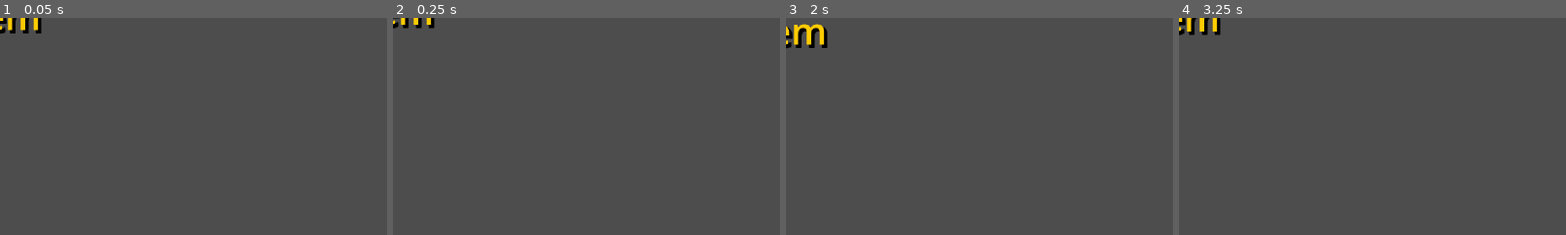
Above: before the commit, frames 1-4 (left to right).
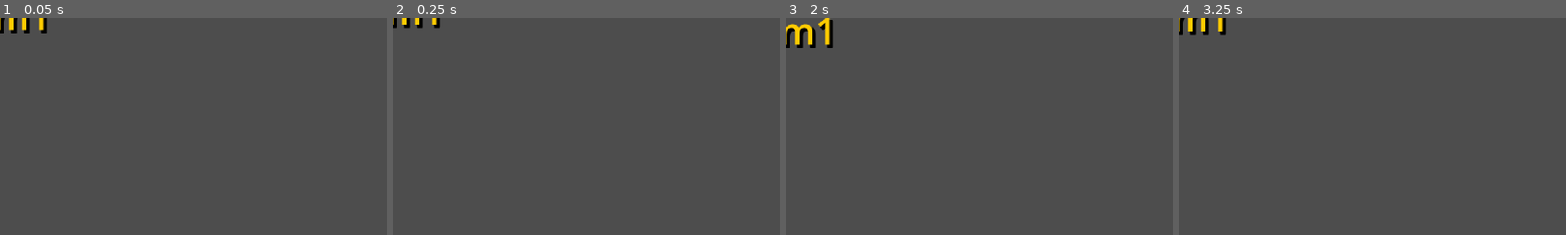
Above: after the commit, the same moments.

Repository: McBoatright/godot-game-project
Game: Godot game, scene res://scenes/item_drop.tscn
Two runs of this game, one before a commit and one after it. Both use one fixed random seed, a clock stepped at 60 frames per second and the inputs below. This scene is started directly instead of the project's main scene.
Inputs:
- Up to frame 1 (0.05 s): no input
- Up to frame 2 (0.25 s): no input
- Up to frame 3 (2 s): tap Enter (ui_accept) at 0.5, 0.77, 1.52 s; hold Right (ui_right) 0.53-1.28 s; hold 1 0.53-1.28 s; tap E (attack) at 0.6 s; hold Down (ui_down) from 1.28 s (still down); tap 1 at 1.35 s; tap 2 at 1.55 s
- Up to frame 4 (3.25 s): release Down (ui_down) at 2.03 s; hold Right (ui_right) 2.03-2.78 s; hold 2 2.03-2.78 s; tap 3 at 2.3, 2.85 s; hold Up (ui_up) from 2.78 s (still down); tap Enter (ui_accept) at 3.02 s; tap 4 at 3.05 s
The pictures show only the part of the screen within x 0-50%, y 0-50%; the shares and areas given below are measured in that part.

The runs differ from the first frame. In frame 1, 0.5% of the frame differs, in the area x 0-13%, y 0-8%; in frame 2, 0.3%; in frame 3, 0.9%, in the area x 0-13%, y 0-14%; in frame 4, 0.6%.

Commit message:
The creep(slime) now drops 3 items and the player can pick them up like a spell.

Diff:
--- a/scenes/item_drop.tscn
+++ b/scenes/item_drop.tscn
@@ -1,8 +1,13 @@
-[gd_scene load_steps=2 format=3 uid="uid://item_drop_001"]
+[gd_scene load_steps=3 format=3 uid="uid://item_drop_001"]
 
 [ext_resource type="Script" path="res://scripts/item_drop.gd" id="1_item_drop"]
 
-[node name="ItemDrop" type="Node2D"]
+[sub_resource type="CircleShape2D" id="CircleShape2D_item"]
+radius = 20.0
+
+[node name="ItemDrop" type="Area2D"]
+collision_layer = 0
+collision_mask = 2
 script = ExtResource("1_item_drop")
 
 [node name="Label" type="Label" parent="."]
@@ -18,3 +23,6 @@
 text = "Item"
 horizontal_alignment = 1
 vertical_alignment = 1
+
+[node name="CollisionShape2D" type="CollisionShape2D" parent="."]
+shape = SubResource("CircleShape2D_item")
--- a/scripts/basic_enemy.gd
+++ b/scripts/basic_enemy.gd
@@ -8,14 +8,32 @@
 var player = null
 
 var health = 2
+var max_health = 2
 var player_inattack_zone = false
 var can_take_damage = true
+
+var initial_position: Vector2
+var is_dead = false
+var respawn_timer: Timer
 
 func _ready():
 	# Add to enemies group so spells can find us
 	add_to_group("enemies")
 
+	# Store initial spawn position
+	initial_position = global_position
+
+	# Create respawn timer
+	respawn_timer = Timer.new()
+	respawn_timer.wait_time = 10.0
+	respawn_timer.one_shot = true
+	respawn_timer.timeout.connect(_on_respawn_timer_timeout)
+	add_child(respawn_timer)
+
 func _physics_process(_delta):
+	if is_dead:
+		return
+
 	deal_with_damage()
 
 	if player_chase:
@@ -63,8 +81,7 @@
 			$take_damage_cooldown.start()
 			print("slime health = ", health, "/2")
 			if health <= 0:
-				drop_item()
-				self.queue_free()
+				die()
 
 func _on_take_damage_cooldown_timeout():
 	can_take_damage = true
@@ -76,14 +93,50 @@
 
 	if health <= 0:
 		print("Slime defeated!")
-		drop_item()
-		queue_free()
+		die()
 
 func drop_item():
-	# Spawn an item at the slime's position
-	print("Dropping item at position: ", global_position)
+	# Spawn a random item at the slime's position
+	var item_types = ["item1", "item2", "item3"]
+	var random_index = randi() % 3
+	var random_item = item_types[random_index]
+
+	print("Random index: ", random_index, " | Dropping ", random_item, " at position: ", global_position)
 	var item = item_drop_scene.instantiate()
+	item.set_item_type(random_item)
 	item.position = global_position
 	# Add to the world (parent to avoid being deleted with slime)
 	get_parent().add_child(item)
 	print("Item dropped successfully!")
+
+func die():
+	# Drop item
+	drop_item()
+
+	# Mark as dead and hide
+	is_dead = true
+	visible = false
+	player_chase = false
+
+	# Disable collision
+	set_physics_process(false)
+	$CollisionShape2D.set_deferred("disabled", true)
+
+	print("Slime will respawn in 10 seconds...")
+	# Start respawn timer
+	respawn_timer.start()
+
+func _on_respawn_timer_timeout():
+	# Respawn the slime
+	print("Slime respawning!")
+	health = max_health
+	is_dead = false
+	visible = true
+	can_take_damage = true
+
+	# Reset position
+	global_position = initial_position
+
+	# Re-enable collision and physics
+	set_physics_process(true)
+	$CollisionShape2D.set_deferred("disabled", false)
--- a/scripts/item_drop.gd
+++ b/scripts/item_drop.gd
@@ -1,8 +1,44 @@
-extends Node2D
+extends Area2D
+
+var item_type: String = "item1"
+
+@onready var label: Label = $Label
 
 func _ready():
-	# Optional: Add a simple float animation
+	# Add to item_drops group for easy finding
+	add_to_group("item_drops")
+
+	# Set the label text based on item type
+	if label:
+		label.text = item_type
+
+	# Add a simple float animation
 	var tween = create_tween()
 	tween.set_loops()
 	tween.tween_property(self, "position:y", position.y - 5, 0.5)
 	tween.tween_property(self, "position:y", position.y + 5, 0.5)
+
+	# Auto-vanish after 5 seconds
+	var vanish_timer = Timer.new()
+	vanish_timer.wait_time = 5.0
+	vanish_timer.one_shot = true
+	vanish_timer.timeout.connect(_on_vanish_timeout)
+	add_child(vanish_timer)
+	vanish_timer.start()
+
+func set_item_type(type: String):
+	item_type = type
+	if label:
+		label.text = item_type
+
+func is_player_near() -> bool:
+	# Check if player is within pickup range
+	var bodies = get_overlapping_bodies()
+	for body in bodies:
+		if body.name == "player":
+			return true
+	return false
+
+func _on_vanish_timeout():
+	print("Item ", item_type, " vanished after 5 seconds")
+	queue_free()
--- a/scripts/player.gd
+++ b/scripts/player.gd
@@ -467,17 +467,24 @@
 # ===== HAND/INVENTORY SYSTEM (PHANTOM DUST STYLE) =====
 
 func handle_slot_action(slot_index: int):
-	# Unified function: Pick up spell to slot OR cast from slot
-	# Priority: If player is near orbs, pick up. Otherwise, cast.
-
-	# Check if player is near any orbs
+	# Unified function: Pick up item/spell to slot OR cast from slot
+	# Priority: If player is near items, pick up item. If near orbs, pick up spell. Otherwise, cast.
+
+	# Check if player is near any items first
+	var nearby_item = find_nearby_item()
+	if nearby_item:
+		# Player is near an item - PICK UP item mode
+		pickup_nearby_item(nearby_item, slot_index)
+		return
+
+	# Check if player is near any spell orbs
 	var nearby_orb = find_nearby_orb()
 	if nearby_orb:
-		# Player is near an orb - PICK UP mode
+		# Player is near an orb - PICK UP spell mode
 		pickup_nearby_orb(nearby_orb, slot_index)
 		return
 
-	# No orbs nearby - CAST mode
+	# No items or orbs nearby - CAST mode
 	cast_spell_from_slot(slot_index)
 
 func find_nearby_orb():
@@ -499,12 +506,32 @@
 			assign_spell_to_slot(slot_index, spell)
 			orb.queue_free()  # Remove orb from world
 
+func find_nearby_item():
+	# Find an item that the player is standing near
+	var items = get_tree().get_nodes_in_group("item_drops")
+	for item in items:
+		if item.has_method("is_player_near") and item.is_player_near():
+			return item
+	return null
+
+func pickup_nearby_item(item, slot_index: int):
+	# Pick up the item and assign to slot
+	if item:
+		var item_name = item.item_type
+		print("Picked up: ", item_name, " and assigned to slot ", slot_index + 1)
+
+		# Store item type in hand slot (as a string, not a Spell)
+		assign_item_to_slot(slot_index, item_name)
+
+		# Remove item from world
+		item.queue_free()
+
 func assign_spell_to_slot(slot_index: int, spell: Spell):
 	if slot_index < 0 or slot_index >= MAX_HAND_SIZE:
 		return
 
 	# Check if slot already has a spell (overwrite = consume)
-	if hand[slot_index] != null:
+	if hand[slot_index] != null and hand[slot_index] is Spell:
 		var old_spell = hand[slot_index]
 		consumed_spells += 1
 		print("CONSUMED: ", old_spell.spell_name, " (Total consumed: ", consumed_spells, ")")
@@ -515,14 +542,40 @@
 	print_hand()
 	update_hand_ui()
 
+func assign_item_to_slot(slot_index: int, item_name: String):
+	if slot_index < 0 or slot_index >= MAX_HAND_SIZE:
+		return
+
+	# Overwrite whatever is in the slot (spell or item)
+	if hand[slot_index] != null:
+		if hand[slot_index] is Spell:
+			var old_spell = hand[slot_index]
+			consumed_spells += 1
+			print("CONSUMED: ", old_spell.spell_name, " (Total consumed: ", consumed_spells, ")")
+		else:
+			print("REPLACED item: ", hand[slot_index])
+
+	# Assign item (as string) to slot
+	hand[slot_index] = item_name
+	print("ASSIGNED to slot [", slot_index + 1, "]: ", item_name)
+	print_hand()
+	update_hand_ui()
+
 func cast_spell_from_slot(slot_index: int) -> bool:
 	if slot_index < 0 or slot_index >= MAX_HAND_SIZE:
 		return false
 
-	var spell = hand[slot_index]
-	if spell == null:
+	var slot_content = hand[slot_index]
+	if slot_content == null:
 		print("Slot [", slot_index + 1, "] is empty!")
 		return false
+
+	# Check if it's an item (string) instead of a spell
+	if not (slot_content is Spell):
+		print("Cannot cast item: ", slot_content, " - Items don't have casting functionality yet")
+		return false
+
+	var spell: Spell = slot_content
 
 	# Check if player has enough mana
 	if not spell.can_cast(current_mana):
@@ -752,9 +805,12 @@
 func print_hand():
 	print("=== HAND [Consumed: ", consumed_spells, "] ===")
 	for i in range(MAX_HAND_SIZE):
-		var spell = hand[i]
-		if spell:
-			print("  [", i + 1, "] ", spell.spell_name, " - ", spell.mana_cost, " mana")
+		var slot_content = hand[i]
+		if slot_content:
+			if slot_content is Spell:
+				print("  [", i + 1, "] ", slot_content.spell_name, " - ", slot_content.mana_cost, " mana")
+			else:
+				print("  [", i + 1, "] ", slot_content, " (item)")
 		else:
 			print("  [", i + 1, "] (empty)")
 	print("=====================")
@@ -770,9 +826,14 @@
 		var label_name = "hand_slot_" + str(i + 1)
 		var label = hud.find_child(label_name, true, false)
 		if label:
-			var spell = hand[i]
-			if spell:
-				label.text = "[" + str(i + 1) + "] " + spell.spell_name + " (" + str(spell.mana_cost) + ")"
+			var slot_content = hand[i]
+			if slot_content:
+				if slot_content is Spell:
+					# It's a spell - show spell info
+					label.text = "[" + str(i + 1) + "] " + slot_content.spell_name + " (" + str(slot_content.mana_cost) + ")"
+				else:
+					# It's an item (string) - show item name
+					label.text = "[" + str(i + 1) + "] " + str(slot_content)
 				label.visible = true
 			else:
 				label.text = "[" + str(i + 1) + "] Empty"
